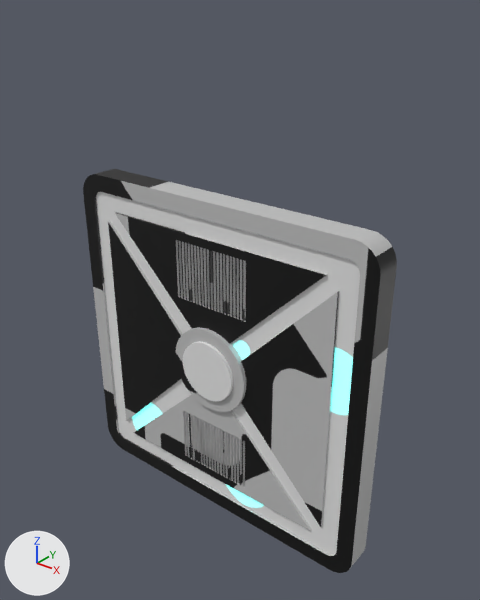
A saved change to the FBX model Semester_6/VR_Animation/Groundplate.fbx.
Rendered twice from a 50 mm lens placed at (3.28, -3.93, 3.06), pointed at (0.15, -0.02, 0.63). The lights are fixed; the arrows at lower left show +X, +Y and +Z. The older version comes first. Where no turn or scale is listed for an object, it has been applied to the vertices.
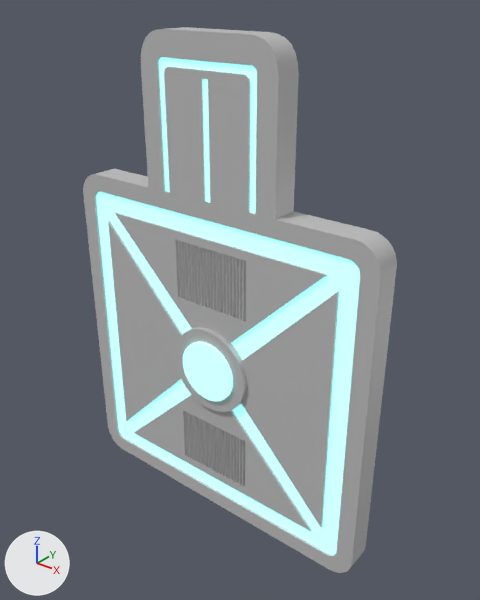
The newer file is also turned or shifted as a whole; pictures and numbers use the older file's frame.

Where the change shows, as pixel boxes [x1, y1, x2, y2] in the pictures (480 x 600 px):
'Plane', surface changed, reshaped (lighter, 35% taller)
    before: [83, 169, 397, 573]
    after: [83, 27, 397, 573]
part 1 of me_plane_002, built on
    before: [93, 169, 370, 262]
    after: [93, 27, 370, 262]
part 2 of me_plane_002, surface changed (lighter)
    both: [83, 169, 397, 573]

The change, as a diff of the scene's bpy script:
```diff
--- a/Semester_6/VR_Animation/Groundplate.fbx.py
+++ b/Semester_6/VR_Animation/Groundplate.fbx.py
@@ img_emmision_map_base_plate_png @@
-img_emmision_map_base_plate_png = load_image('Emmision map base plate.png', 'Emmision map base plate.png', 1024, 1024, 'sRGB')
+img_emmision_map_base_plate_png = load_image('Emmision map base plate.png', 'Emmision map base plate.png', 1024, 1024, 'Non-Color')
@@ mat_grey_metal @@
 mat_grey_metal = principled_material('Grey metal')
-mat_grey_metal.texture = img_metal_base_plate
+mat_grey_metal.texture = img_metal_base_plate  # with its transparency
@@ me_plane_002 @@
 # used by ob_plane; location = (0.0, 0.0, 0.0)
-me_plane_002.from_pydata(...)  # 804 vertices, 648 faces; spans x -1.5..1.5, y -0.29..0.0, z -1.5..1.5
+me_plane_002.from_pydata(...)  # 943 vertices, 742 faces; spans x -1.5..1.5, y -0.29..0.0, z -1.5..2.72
+# me_plane_002 part 1
+# 1 vertex is removed from x 0.0, y -0.23, z 1.5
+# 6 faces are deleted
+# 124 vertices are added at x -0.64..0.64, y -0.23..0.0, z 1.47..2.72
+# 16 new vertices lie (0.0, 0.23, 0.0) away from vertices in x -0.64..0.64, y -0.23, z 1.5..2.72
+# 91 new faces join them, mat_grey_metal (picture img_metal_base_plate)
+# 9 new faces join them, mat_blue_emmission
+# me_plane_002 part 2: 638 kept faces spanning x -1.5..1.5, y -0.29..0.0, z -1.5..1.5 get new texture (UV) coordinates
 me_plane_002.materials.append(mat_grey_metal)
```
